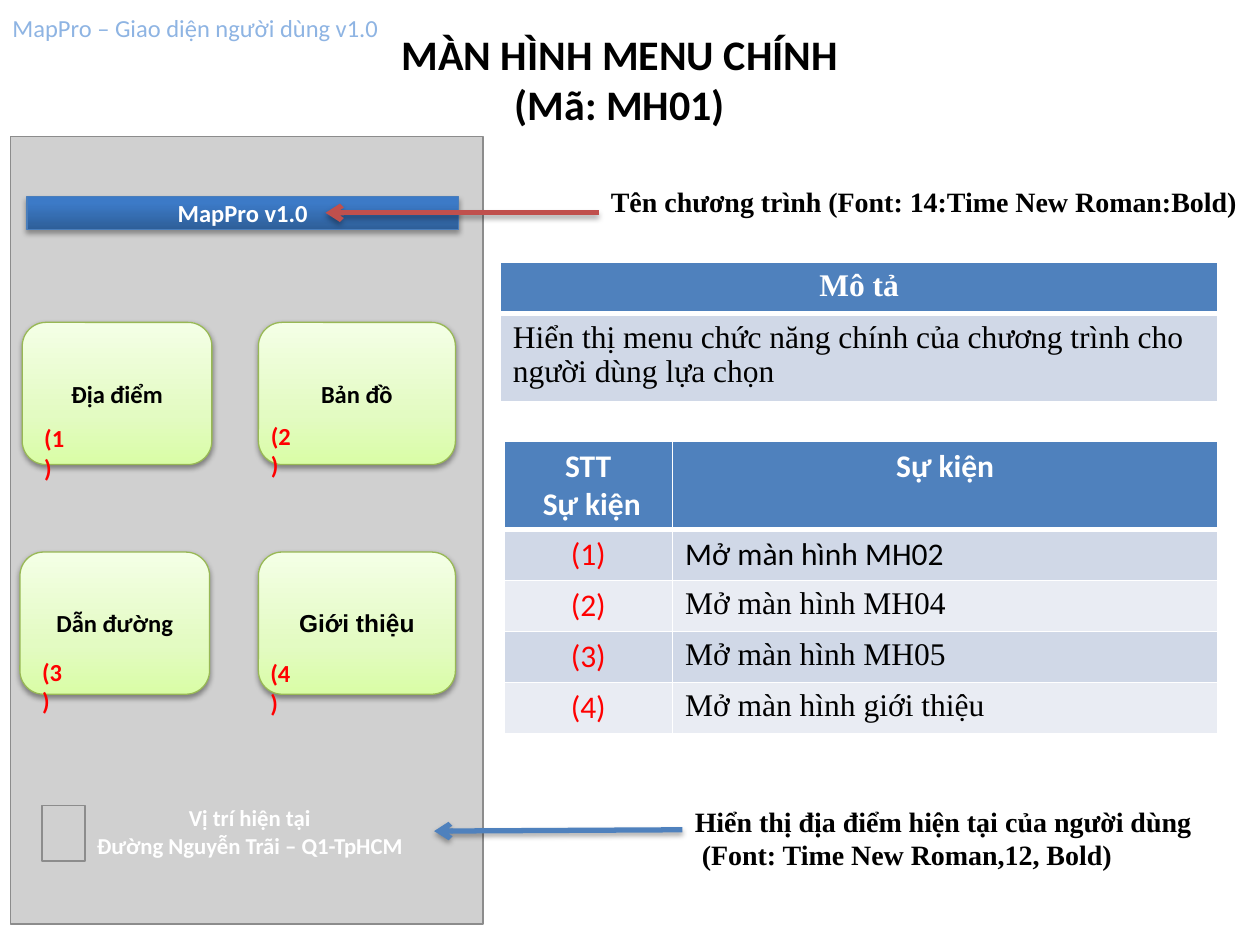
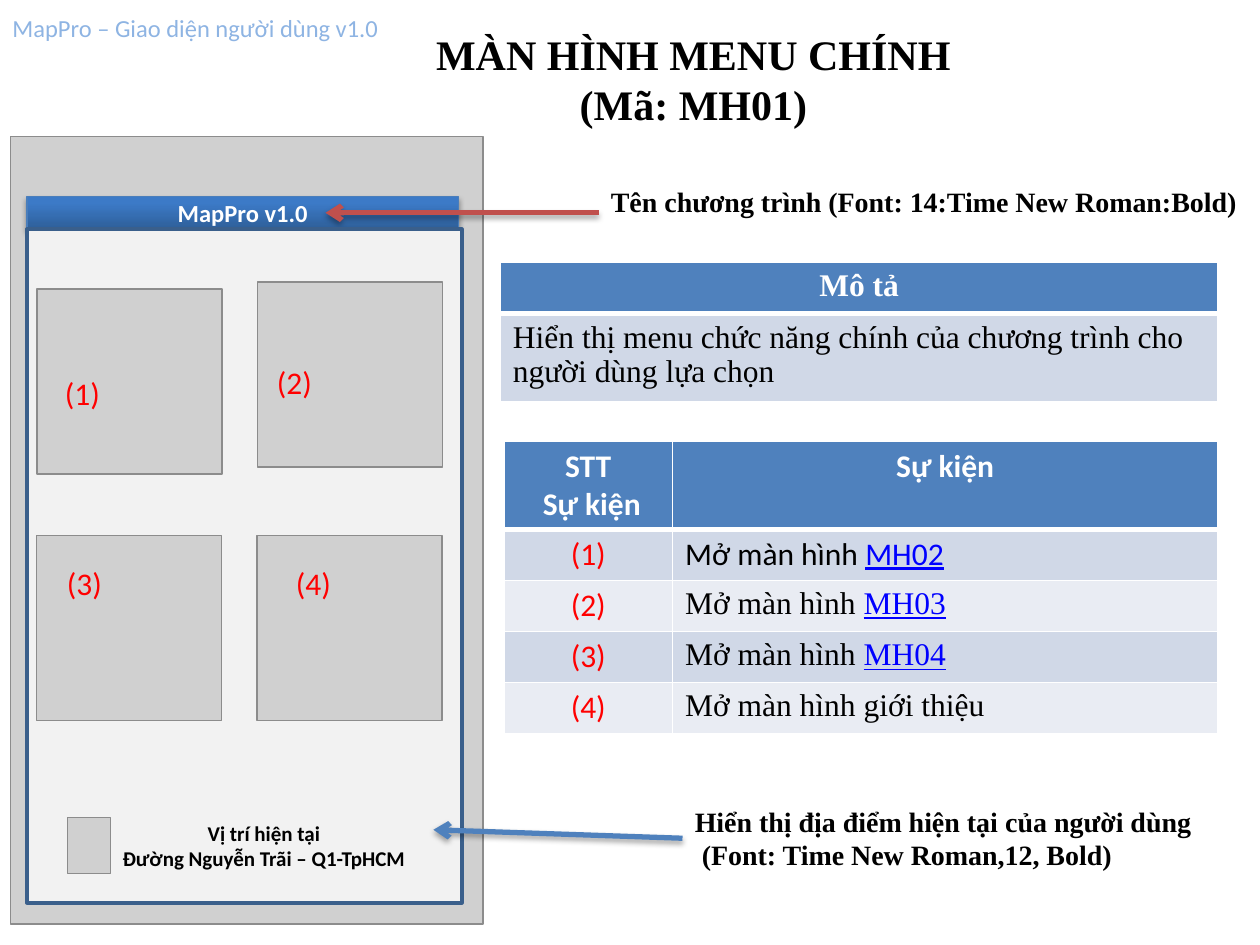
Before and after one commit to hungdien/google-map-api-and-map-on-android, a slide deck: slide 3 of Design/User Interface Design.pptx. Drawn at 1260x945 pixels with LibreOffice and Linux fonts; fonts in the diff are those of the drawing; grey boxes stand for pictures. Boxes give left, top, right and bottom in pixels: in the first picture for what was removed or moved away, otherwise in the second. Text is boxed around its words. In the diff, an @@ line names an element or a change of style, - is before the commit and + after.

```diff
--- a/Design/User Interface Design.pptx
+++ b/Design/User Interface Design.pptx
@@ text "MÀN HÌNH MENU CHÍNH": place and size @@
-text "MÀN HÌNH MENU CHÍNH" at [402,35,838,126]
+text "MÀN HÌNH MENU CHÍNH" at [436,37,950,129]
@@ text "MÀN HÌNH MENU CHÍNH" at [436,37,950,129]: font Calibri to Times New Roman @@
@@ rectangle added at [26,229,461,903], fill #F2F2F2, outline #3A5F8C 2 pt @@
@@ picture added at [37,289,222,474] @@
@@ picture added at [257,282,442,467] @@
@@ group removed at [20,323,455,694]: 4 rounded rectangles @@
-Bản đồ
-Dẫn đường
-Giới thiệu
-Địa điểm
@@ text "(2)": place and size @@
-text "(2)" at [271,427,291,449]
+text "(2)" at [277,371,312,398]
@@ text "(1)": place and size @@
-text "(1)" at [44,429,64,451]
+text "(1)" at [65,382,100,409]
@@ table at [504,441,1218,733] @@
-row 3, column 2: Mở màn hình MH04
+row 3, column 2: Mở màn hình MH03
-row 4, column 2: Mở màn hình MH05
+row 4, column 2: Mở màn hình MH04
@@ text colour #000000 to #0000FF, underline on in "MH02" @@
@@ picture added at [37,536,222,721] @@
@@ picture added at [257,536,442,721] @@
@@ text "(3)": place and size @@
-text "(3)" at [42,663,62,685]
+text "(3)" at [67,572,102,599]
@@ size 14 to 18 pt, bold off in 4 elements at [277,371,312,398], [65,382,100,409], [67,572,102,599], [296,572,331,599] @@
@@ text "(4)": place and size @@
-text "(4)" at [270,664,290,686]
+text "(4)" at [296,572,331,599]
@@ picture: place and size @@
-picture at [42,805,84,861]
+picture at [68,818,111,873]
@@ text "Vị trí hiện tại": place and size @@
-text "Vị trí hiện tại" at [97,810,403,857]
+text "Vị trí hiện tại" at [123,826,405,870]
@@ text "Vị trí hiện tại" at [123,826,405,870]: size 13 to 12 pt, text colour #FFFFFF to #000000 @@
@@ arrow moved from (683, 830) - (435, 832) to (683, 838) - (433, 830) @@
```
Also in this commit, not shown: 10 other slides changed.
